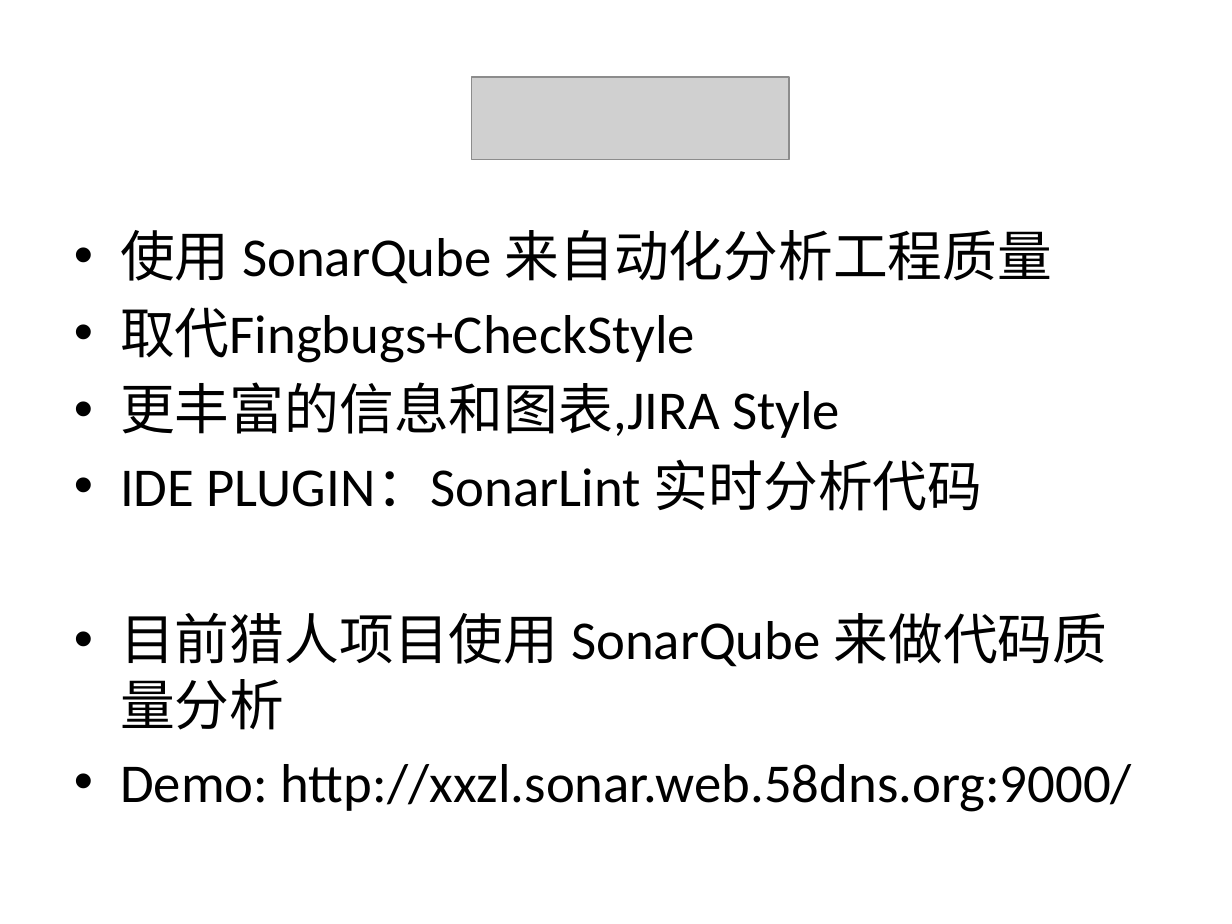
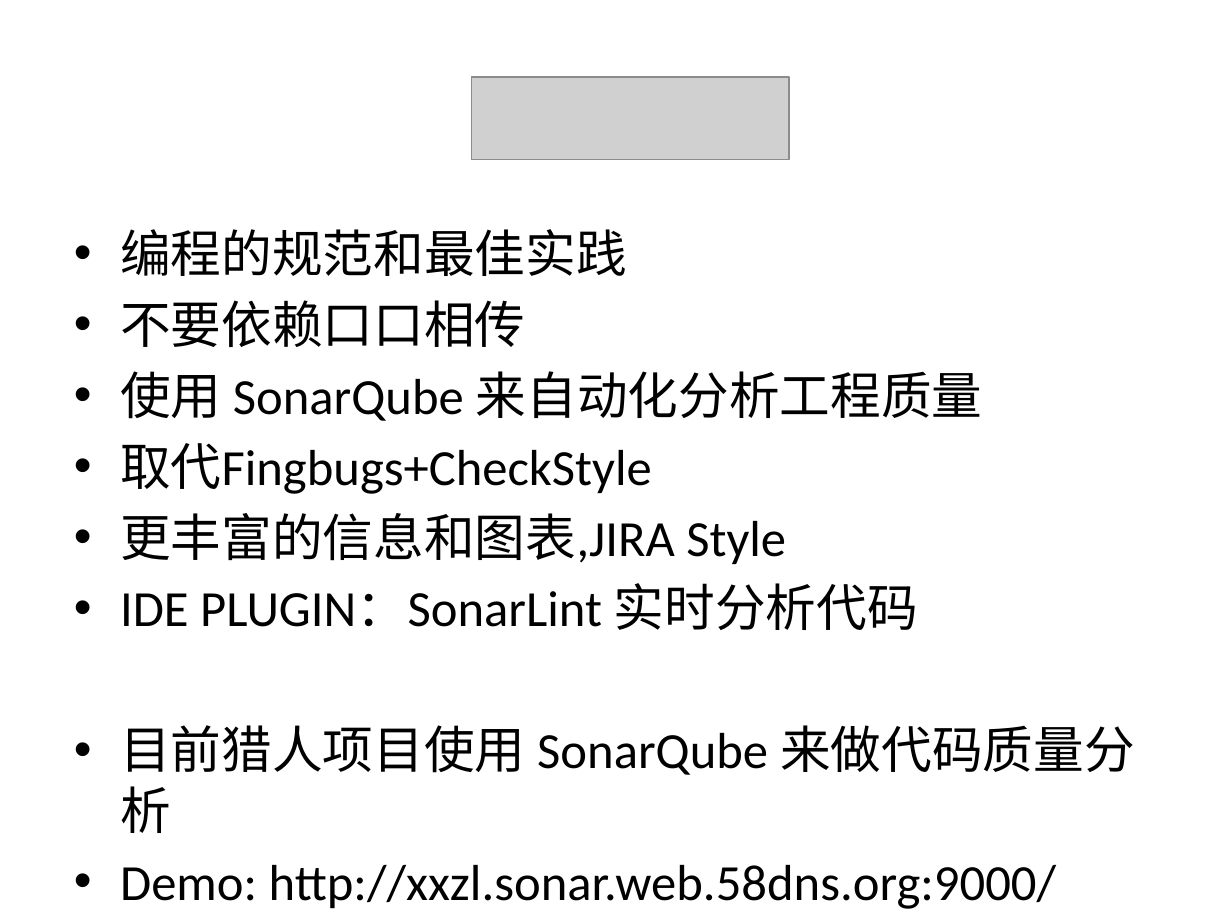
Before and after one commit to cyberdak/javaperformance, a slide deck: slide 30 of Java 性能优化.pptx. Drawn at 1232x924 pixels with LibreOffice and Linux fonts; fonts in the diff are those of the drawing; grey boxes stand for pictures. Boxes give left, top, right and bottom in pixels: in the first picture for what was removed or moved away, otherwise in the second. Text is boxed around its words. In the diff, an @@ line names an element or a change of style, - is before the commit and + after.

Commit message:
edit sonarqube

```diff
--- a/Java 性能优化.pptx
+++ b/Java 性能优化.pptx
@@ text at bbox=[120, 229, 627, 347]: paragraphs added @@
+• 编程的规范和最佳实践
+• 不要依赖口口相传
@@ text at bbox=[120, 371, 1135, 833]: size 32 to 29.6 pt in "使用 SonarQube 来自动化分析工程质量", "取代Fingbugs+CheckStyle", "更丰富的信息和图表,JIRA Style", "IDE PLUGIN：SonarLint 实时分析代码" and 2 more places @@
```
Also in this commit, not shown: 5 other slides changed.
